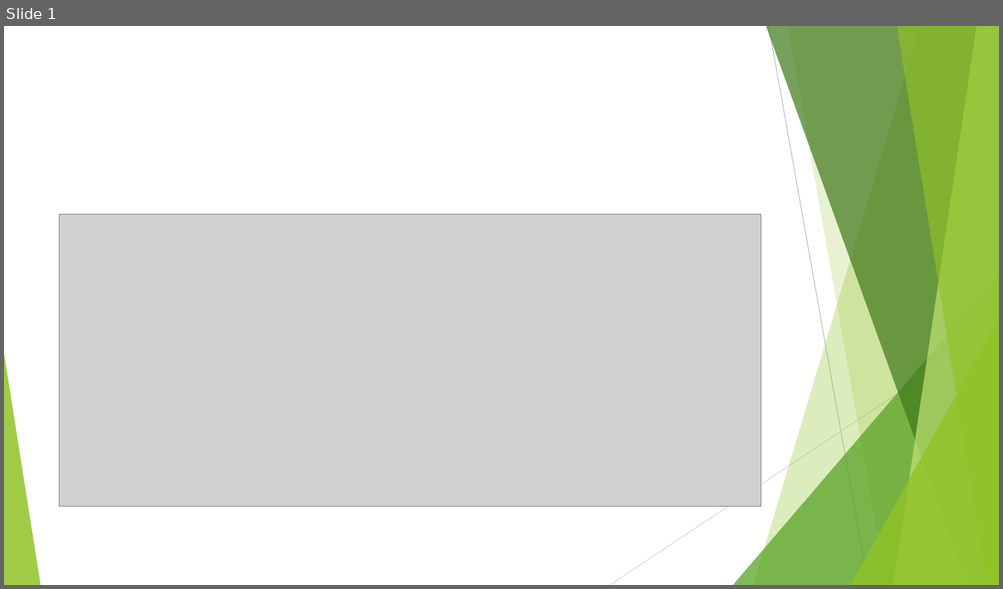
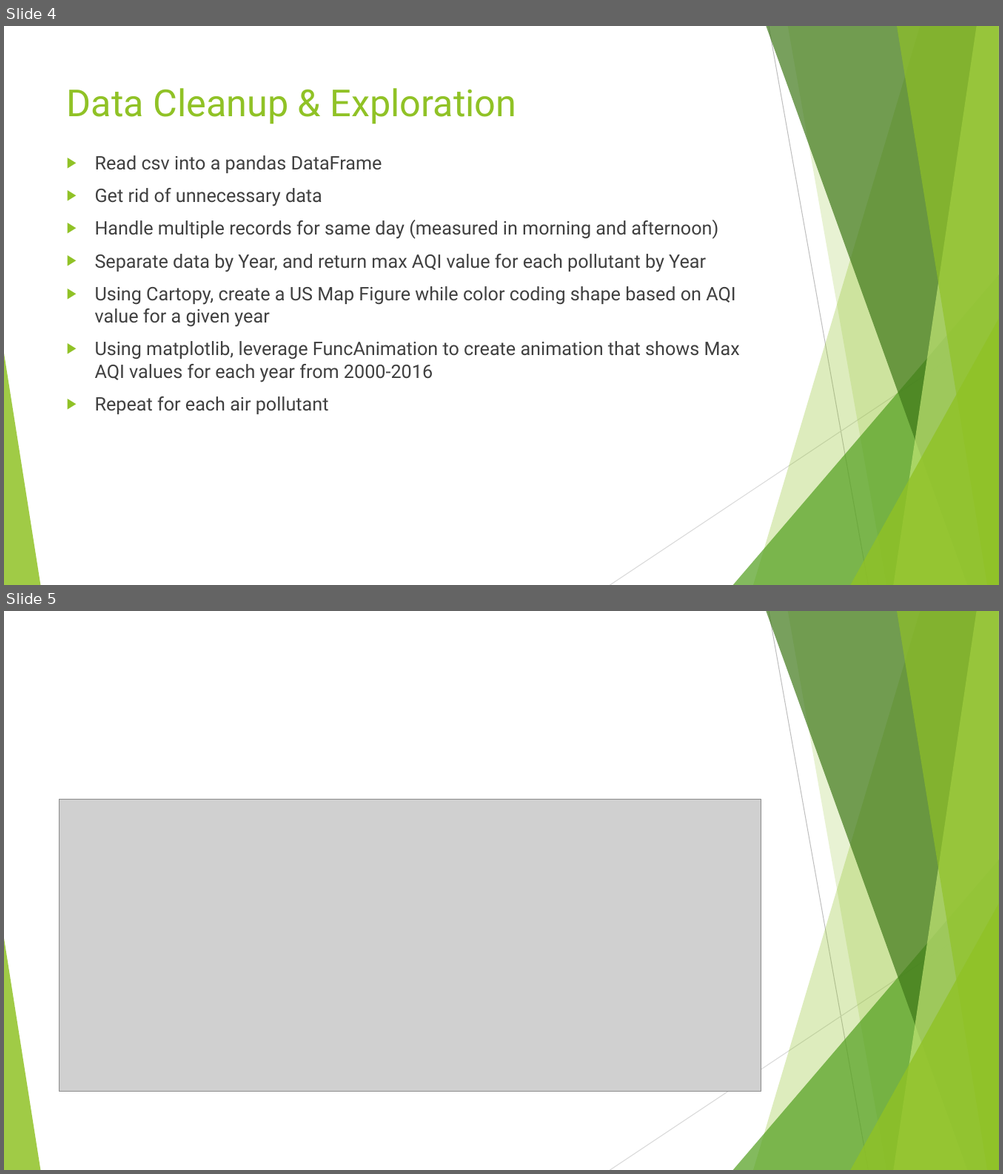
Before and after one commit to Barbara-Gordon/Team9, a slide deck: Presentation1.pptx. Shown one above the other, each under a label of ours: slide 1 before the commit, slides 4 and 5 after it. The pictures are 1003x589 and 1003x1174 pixels, drawn with LibreOffice and Linux fonts; fonts in the diff are those of the drawing; grey boxes stand for pictures. Boxes give left, top, right and bottom in pixels: in the first picture for what was removed or moved away, otherwise in the second. Text is boxed around its words. In the diff, an @@ line names an element or a change of style, - is before the commit and + after.

Commit message:
Jae adding updates to deck

```diff
--- a/Presentation1.pptx
+++ b/Presentation1.pptx
@@ slide 4 added at [4, 26, 999, 585], background #FFFFFF; not listed: 10 template elements that a slide beside it also shows @@
@@ title added at [67, 88, 517, 124], 36 pt, text #90C226 @@
+Data Cleanup & Exploration
@@ text added at [95, 156, 740, 414], 18 pt, text #404040 @@
+▶ Read csv into a pandas DataFrame
+▶ Get rid of unnecessary data
+▶ Handle multiple records for same day (measured in morning and afternoon)
+▶ Separate data by Year, and return max AQI value for each pollutant by Year
+▶ Using Cartopy, create a US Map Figure while color coding shape based on AQI value for a given year
+▶ Using matplotlib, leverage FuncAnimation to create animation that shows Max AQI values for each year from 2000-2016
+▶ Repeat for each air pollutant
@@ what was slide 1 is now slide 5 @@
```
Also in this commit, not shown: 9 other slides added, 1 other file.
